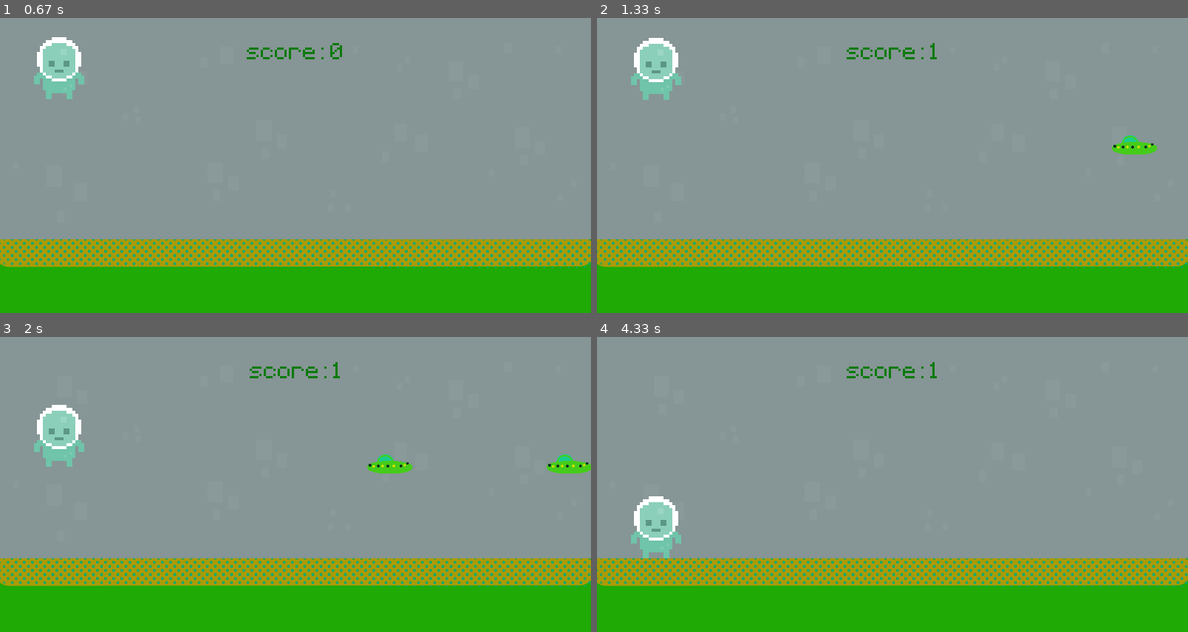
Above: before the commit, frames 1-4 (two rows, left to right).
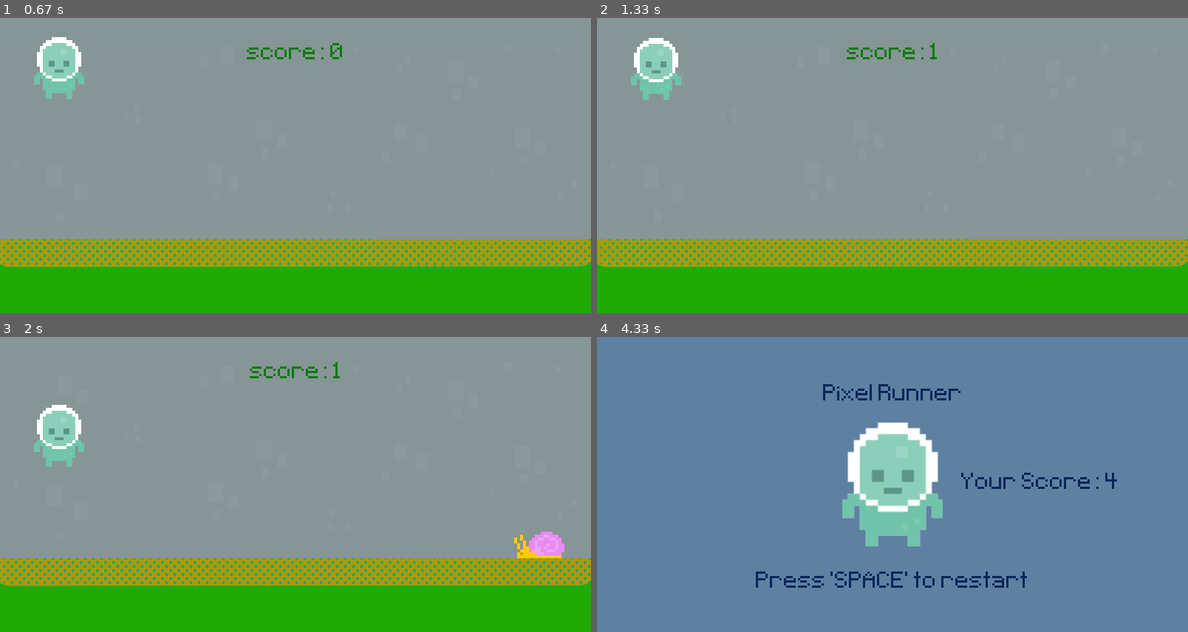
Above: after the commit, the same moments.

Repository: Exoutia/pygame_base
Game: pygame game, started from main.py
The game is run twice, just before and just after one commit, with the same random seed, the same clock (stepped at 60 frames per second) and the same inputs.
Inputs (mouse positions are in pixels of both pictures, inside the frame that each line leads up to):
- Up to frame 1 (0.67 s): tap Space at 0.33 s
- Up to frame 2 (1.33 s): tap Space at 0.73, 1.03 s
- Up to frame 3 (2 s): tap Space at 1.57, 1.87 s
- Up to frame 4 (4.33 s): click (904, 384) at 2.05 s; tap Space at 2.4, 2.7, 3.3, 3.6, 4.13 s

Frame 1 is identical in both runs. In frame 2, 0.3% of the frame differs, in the area x 87-95%, y 39-47%; in frame 3, 1.2%; in frame 4, 100%, in the area x 0-100%, y 0-100%.

Commit message:
making some changes'

Diff:
--- a/main.py
+++ b/main.py
@@ -15,11 +15,21 @@
     if obstacle_list:
         for obstacle_rect in obstacle_list:
             obstacle_rect.x -= 5
-            screen.blit(ufo_surf, obstacle_rect)
+            if obstacle_rect.bottom == 300:
+                screen.blit(snail_surf, obstacle_rect)
+            else:
+                screen.blit(ufo_surf, obstacle_rect)
 
         obstacle_list = [obstacle for obstacle in obstacle_list if obstacle.x> -100]
         return obstacle_list
     else: return []
+
+def collision_check(player_rect, obstacle_list):
+    if obstacle_list:
+        for obstacle_rect in obstacle_list:
+            if player_rect.colliderect(obstacle_rect):
+                return False
+    return True
 
 pygame.init()
 screen = pygame.display.set_mode((800, 400))
@@ -30,9 +40,13 @@
 start_time = 0
 score = 0
 
+# Sprite sheet
+sprite_sheet = pygame.image.load('graphics/spritesheet.png').convert_alpha()
 
-ground_surf = pygame.image.load('graphics/ground.png').convert()
-sky_surf = pygame.image.load('graphics/wall.png').convert()
+
+# Backgrounds
+ground_surf = pygame.image.load('graphics/backgrounds/ground.png').convert()
+sky_surf = pygame.image.load('graphics/backgrounds/wall.png').convert()
 sky_surf = pygame.transform.scale(sky_surf, (800, 300))
 
 
@@ -40,7 +54,9 @@
 # score_rect = score_surf.get_rect(center = (400, 50))
 
 # Obstacle
-ufo_surf = pygame.image.load('graphics/animal/ufo.png').convert_alpha()
+ufo_surf = pygame.image.load('graphics/animal/enemy/ufo.png').convert_alpha()
+
+snail_surf = pygame.image.load('graphics/animal/enemy/snail.png').convert_alpha()
 
 obstacle_rect_list = []
 
@@ -61,7 +77,7 @@
 
 # Timer
 obstacle_timer = pygame.USEREVENT + 1
-pygame.time.set_timer(obstacle_timer, 800)
+pygame.time.set_timer(obstacle_timer, 1200)
 
 while True:
     for event in pygame.event.get():
@@ -82,12 +98,13 @@
         else:
             if event.type == pygame.KEYDOWN and event.key == pygame.K_SPACE:
                     game_active = True
-                    obstacle_rect_list = []
                     start_time = pygame.time.get_ticks()
 
         if event.type == obstacle_timer and game_active:
-            enemy_rect = ufo_surf.get_rect(midright = (randint(900, 1000), 170))
-            obstacle_rect_list.append(enemy_rect)
+            if randint(0, 1):
+                obstacle_rect_list.append(snail_surf.get_rect(midbottom = (randint(900, 1200), 300)))
+            else:
+                obstacle_rect_list.append(ufo_surf.get_rect(midbottom = (randint(900, 1100), 170)))
 
 
     if game_active:
@@ -107,19 +124,18 @@
         screen.blit(player_surf, player_rect)
 
         # Obstacle movement
-        enemy_rect = None
         obstacle_rect_list = obstacle_movement(obstacle_rect_list)
-        if obstacle_rect_list:
-            enemy_rect = obstacle_rect_list[0]
 
         # Collisions
-        if enemy_rect and enemy_rect.colliderect(player_rect):
-            game_active = False
+        game_active = collision_check(player_rect, obstacle_rect_list)
 
     else:
         # screen.blit(game_over_surf, (0,0))
         screen.fill((94,129,162))
         screen.blit(player_stand, player_stand_rect)
+        obstacle_rect_list.clear()
+        player_rect.midbottom = (80, 300)
+        player_grav = 0
 
         score_msg = text_font.render(f"Your Score: {score}", False, '#0A2559')
         score_msg_rect = score_msg.get_rect(center = (600, 200))
Binary file added: graphics/animal/enemy/snail.png
Renamed: graphics/animal/ufo.png -> graphics/animal/enemy/ufo.png
Renamed: graphics/Sky.png -> graphics/backgrounds/Sky.png
Renamed: graphics/forest.png -> graphics/backgrounds/forest.png
Renamed: graphics/ground.png -> graphics/backgrounds/ground.png
Renamed: graphics/sky.png -> graphics/backgrounds/sky.png
Renamed: graphics/wall.png -> graphics/backgrounds/wall.png
Binary file added: graphics/spritesheet.png
Not shown, added: graphics/backgrounds/sky.png~
